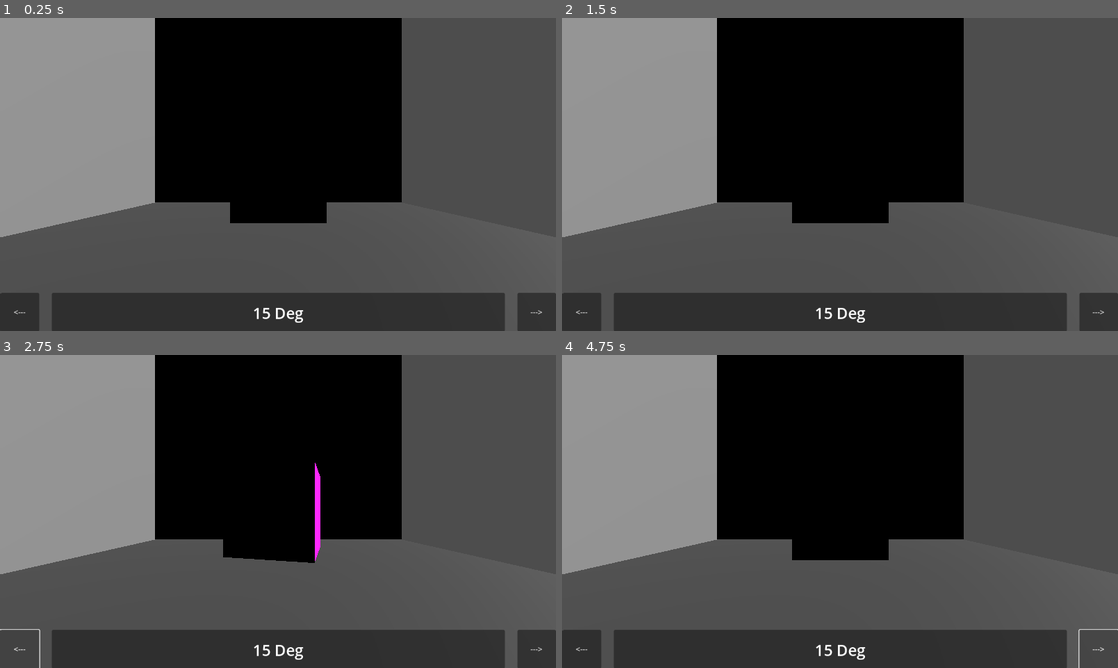
Above: before the commit, frames 1-4 (two rows, left to right).
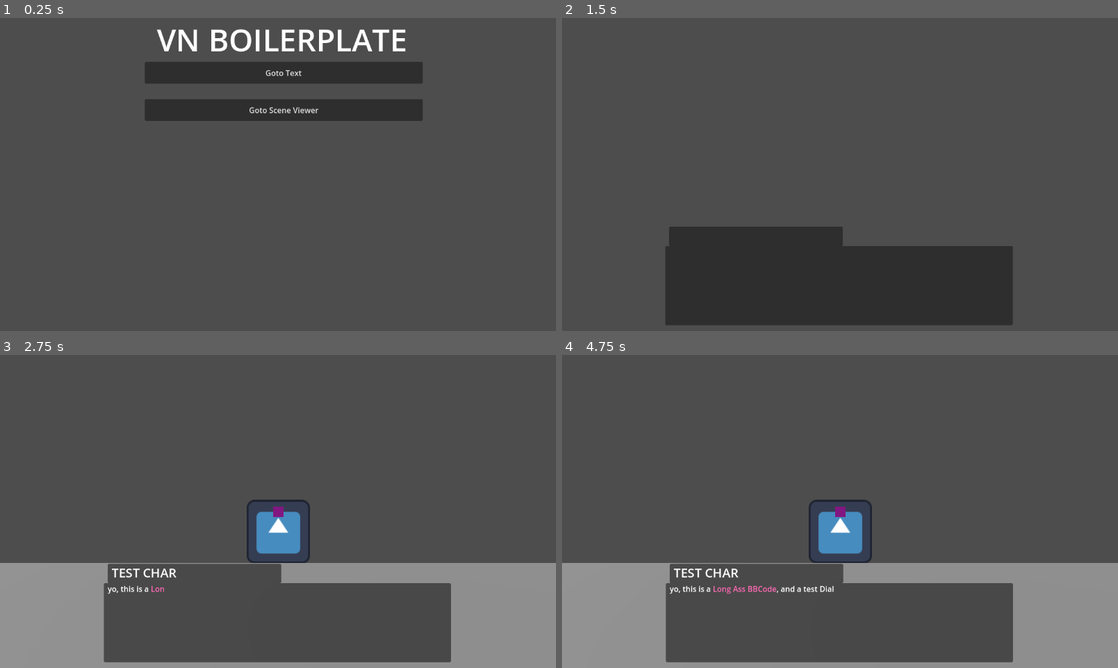
Above: after the commit, the same moments.

Repository: EdmundWohlmuth/vn-boilerplate
Game: Godot game, scene res://Gameplay/Scenes/main_menu_scene.tscn
The game is run twice, just before and just after one commit, with the same random seed, the same clock (stepped at 60 frames per second) and the same inputs. Before the commit the project starts from res://Gameplay/Scenes/scene_viewer.tscn. The engine's default icon, where the game draws it, is replaced by a stand-in: a white triangle on a blue panel in a dark square.
Inputs (mouse positions are in pixels of both pictures, inside the frame that each line leads up to):
- Up to frame 1 (0.25 s): no input
- Up to frame 2 (1.5 s): click (845, 74) at 0.5 s, where only the run after the commit has a clickable "Goto Text"; click (840, 93) at 1.27 s
- Up to frame 3 (2.75 s): click (16, 649) at 2 s, where only the run before the commit has a clickable "<---"
- Up to frame 4 (4.75 s): click (1101, 649) at 2.75 s, where only the run before the commit has a clickable "--->"; click (578, 649) at 3.5 s, where only the run before the commit has a clickable "<---"; click (1101, 649) at 4.25 s, where only the run before the commit has a clickable "--->"

The runs differ from the first frame. In frame 1, 57% of the frame differs, in the area x 0-100%, y 0-100%; in frame 2, 62%; in frame 3, 66%; in frame 4, 66%.
Error after the commit: Invalid access to property or key of type 'String' on a base object of type 'Dictionary'. (res://Dialogue/Scripts/Dialogue_Manager.gd:51)

Commit message:
Async Loading
- Big UI updates

Diff:
--- a/Dialogue/Scripts/Dialogue_Manager.gd
+++ b/Dialogue/Scripts/Dialogue_Manager.gd
@@ -29,6 +29,7 @@
 
 # _Ready runs on runtime
 func _ready():
+  SignalBus.connect("gameplay_loaded", start_dialogue)
   GameManager.dialogue_m = self
 
   dialogue_data = Dialogues[0].data
@@ -119,9 +120,9 @@
   index += 1
 
 func _input(event):
-  if event.is_action_pressed("Click") && !is_read:
-    is_read = true
-    start_dialogue("TEST_DIALOGUE")
+  #if event.is_action_pressed("Click") && !is_read:
+    #is_read = true
+    #start_dialogue("TEST_DIALOGUE")
 
   # Skip slow print out of dialogue on click
   if (event.is_action_pressed("Click") && is_selected && !is_text_finished):
--- a/GameData/Scripts/GameManager.gd
+++ b/GameData/Scripts/GameManager.gd
@@ -6,6 +6,7 @@
 # === Game Nodes === #
 var stage_m:stage_manager
 var dialogue_m
+var main_menu
 
 # === Current Data === #
 var current_chapter:int = 0
@@ -14,7 +15,7 @@
 
 # Called when the node enters the scene tree for the first time.
 func _ready() -> void:
-  pass # Replace with function body.
+  Scene_Manager.current_scene = main_menu
 
 # Called every frame. 'delta' is the elapsed time since the previous frame.
 func _process(delta: float) -> void:
--- /dev/null
+++ b/GameData/Scripts/SceneManager.gd
@@ -0,0 +1,42 @@
+extends Node
+
+const MAIN_MENU_SCENE:StringName = "res://Gameplay/Scenes/main_menu_scene.tscn"
+const STAGE_SCENE:StringName = "res://Gameplay/Scenes/stage.tscn"
+const SCENE_VIEWER_SCENE:StringName = "res://Gameplay/Scenes/scene_viewer.tscn"
+
+@export var minimum_load_time:float = 1
+
+var current_scene:Node3D
+
+var is_loading:bool = false
+var path:StringName
+
+func load_scene(scene:StringName):
+  # get the scene's path to load
+  match scene:
+    "MAIN_MENU": path = MAIN_MENU_SCENE
+    "STAGE": path = STAGE_SCENE
+    "VIEWER": path = SCENE_VIEWER_SCENE
+
+  # Call the loading Screen to fade in
+  #UiManager.loadingScene.fade_in()
+  # Remove the Current Scene
+  remove_child(current_scene)
+  # Async Load the next Scene
+  ResourceLoader.load_threaded_request(path)
+  is_loading = true
+
+# Using _process to check if we are loading something and if we are finished loading something
+func _process(_delta: float) -> void:
+  if is_loading:
+    if ResourceLoader.load_threaded_get_status(path) == ResourceLoader.THREAD_LOAD_LOADED:
+      current_scene = ResourceLoader.load_threaded_get(path).instantiate()
+      await get_tree().create_timer(minimum_load_time).timeout
+      add_child(current_scene)
+      #UiManager.loadingScene.fade_out()
+      is_loading = false
+      # emit correct signal
+      match path:
+        MAIN_MENU_SCENE: SignalBus.emit_signal("main_menu_loaded")
+        STAGE_SCENE: SignalBus.emit_signal("gameplay_loaded", "TEST_DIALOGUE")
+        SCENE_VIEWER_SCENE: SignalBus.emit_signal("scene_view_loaded")
--- /dev/null
+++ b/GameData/Scripts/SignalBus.gd
@@ -0,0 +1,5 @@
+extends Node
+
+signal gameplay_loaded
+signal scene_view_loaded
+signal main_menu_loaded
--- /dev/null
+++ b/Gameplay/Scenes/main_menu_scene.tscn
@@ -0,0 +1,6 @@
+[gd_scene load_steps=2 format=3 uid="uid://hsvwbbfx6vvu"]
+
+[ext_resource type="Script" uid="uid://bojnloyxdq0yg" path="res://Gameplay/Scripts/main_menu_scene.gd" id="1_8aeoa"]
+
+[node name="main_menu_scene" type="Node3D"]
+script = ExtResource("1_8aeoa")
--- a/Gameplay/Scenes/scene_viewer.tscn
+++ b/Gameplay/Scenes/scene_viewer.tscn
@@ -1,7 +1,6 @@
-[gd_scene load_steps=6 format=3 uid="uid://bxm3jnbjv060r"]
+[gd_scene load_steps=5 format=3 uid="uid://bxm3jnbjv060r"]
 
 [ext_resource type="Script" uid="uid://743dffeja1b4" path="res://Gameplay/Scripts/scene_viewer.gd" id="1_kt261"]
-[ext_resource type="PackedScene" uid="uid://cm8wkj0d2hmoy" path="res://User_Interface/Scenes/scene_viewer_ui.tscn" id="2_d1iv6"]
 
 [sub_resource type="BoxMesh" id="BoxMesh_kt261"]
 
@@ -33,8 +32,5 @@
 transform = Transform3D(-1.74846e-07, 4, 2.68221e-07, 0, 2.68221e-07, -4, -4, -1.74846e-07, -1.17243e-14, -4, 3.1, 2.16067e-07)
 mesh = SubResource("PlaneMesh_kt261")
 
-[node name="Scene_Viewer_UI" parent="." node_paths=PackedStringArray("scene_viewer") instance=ExtResource("2_d1iv6")]
-scene_viewer = NodePath("..")
-
 [node name="DirectionalLight3D" type="DirectionalLight3D" parent="."]
 transform = Transform3D(-4.2222e-08, -0.258819, 0.965926, -1.13133e-08, 0.965926, 0.258819, -1, 0, -4.37114e-08, 7.2, 4.7, 0)
--- a/Gameplay/Scenes/stage.tscn
+++ b/Gameplay/Scenes/stage.tscn
@@ -1,7 +1,6 @@
-[gd_scene load_steps=4 format=3 uid="uid://ei0q6ghxw4e4"]
+[gd_scene load_steps=3 format=3 uid="uid://ei0q6ghxw4e4"]
 
 [ext_resource type="Script" uid="uid://cww6slnamrt4n" path="res://Gameplay/Scripts/stage_manager.gd" id="1_7lit7"]
-[ext_resource type="PackedScene" uid="uid://dfsgpotthimhr" path="res://Dialogue/Scenes/dialogue_box.tscn" id="2_avvys"]
 [ext_resource type="Texture2D" uid="uid://ca40lak6ymhqb" path="res://icon.svg" id="3_wy0gi"]
 
 [node name="Stage" type="Node3D"]
@@ -24,8 +23,6 @@
 [node name="DirectionalLight3D" type="DirectionalLight3D" parent="."]
 transform = Transform3D(0.939693, -0.0593912, -0.336824, 0.34202, 0.163176, 0.925417, 0, -0.984808, 0.173648, 0, 5.5, 0)
 
-[node name="DialogueBox" parent="." instance=ExtResource("2_avvys")]
-
 [node name="Sprite3D" type="Sprite3D" parent="."]
 transform = Transform3D(1, 0, 0, 0, 1, 0, 0, 0, 1, 3, 0.6, -2.1)
 texture = ExtResource("3_wy0gi")
--- /dev/null
+++ b/Gameplay/Scripts/main_menu_scene.gd
@@ -0,0 +1,6 @@
+extends Node3D
+
+
+# Called when the node enters the scene tree for the first time.
+func _ready() -> void:
+  Scene_Manager.current_scene = self
--- a/Gameplay/Scripts/scene_viewer.gd
+++ b/Gameplay/Scripts/scene_viewer.gd
@@ -7,6 +7,9 @@
 
 # === Characters === #
 @export var char_01:MeshInstance3D
+
+func _ready() -> void:
+  UiManager.scene_viewer_ui.scene_viewer = self
 
 # set the rotation index to change the degrees that the character will rotate by
 func change_rot_index(increase_index:bool):
--- /dev/null
+++ b/User_Interface/Scenes/loading_screen.tscn
@@ -0,0 +1,28 @@
+[gd_scene load_steps=2 format=3 uid="uid://bddphnjcatll7"]
+
+[ext_resource type="Script" uid="uid://yrdrln5ujh7r" path="res://User_Interface/Scripts/loading_screen.gd" id="1_8wd6m"]
+
+[node name="loading_screen" type="Control"]
+layout_mode = 3
+anchors_preset = 15
+anchor_right = 1.0
+anchor_bottom = 1.0
+grow_horizontal = 2
+grow_vertical = 2
+script = ExtResource("1_8wd6m")
+
+[node name="ColorRect" type="ColorRect" parent="."]
+layout_mode = 0
+offset_right = 1152.0
+offset_bottom = 648.0
+color = Color(0.160784, 0.160784, 0.160784, 1)
+
+[node name="Label" type="Label" parent="ColorRect"]
+layout_mode = 0
+offset_right = 1152.0
+offset_bottom = 648.0
+theme_override_colors/font_color = Color(1, 1, 1, 1)
+theme_override_font_sizes/font_size = 128
+text = "LOADING..."
+horizontal_alignment = 1
+vertical_alignment = 1
--- /dev/null
+++ b/User_Interface/Scenes/main_menu.tscn
@@ -0,0 +1,41 @@
+[gd_scene load_steps=2 format=3 uid="uid://cus315aqtk4qn"]
+
+[ext_resource type="Script" uid="uid://crm1yhcjqmfo0" path="res://User_Interface/Scripts/main_menu.gd" id="1_14gtd"]
+
+[node name="Main_Menu" type="Control"]
+layout_mode = 3
+anchors_preset = 15
+anchor_right = 1.0
+anchor_bottom = 1.0
+grow_horizontal = 2
+grow_vertical = 2
+script = ExtResource("1_14gtd")
+
+[node name="VBoxContainer" type="VBoxContainer" parent="."]
+layout_mode = 0
+offset_left = 300.0
+offset_top = 91.0
+offset_right = 876.0
+offset_bottom = 595.0
+theme_override_constants/separation = 32
+
+[node name="Button" type="Button" parent="VBoxContainer"]
+custom_minimum_size = Vector2(0, 45)
+layout_mode = 2
+text = "Goto Text"
+
+[node name="Button2" type="Button" parent="VBoxContainer"]
+custom_minimum_size = Vector2(0, 45)
+layout_mode = 2
+text = "Goto Scene Viewer"
+
+[node name="RichTextLabel" type="RichTextLabel" parent="."]
+layout_mode = 0
+offset_right = 1152.0
+offset_bottom = 91.0
+theme_override_font_sizes/normal_font_size = 64
+bbcode_enabled = true
+text = "[center] VN BOILERPLATE[/center]"
+
+[connection signal="pressed" from="VBoxContainer/Button" to="." method="_on_button_pressed"]
+[connection signal="pressed" from="VBoxContainer/Button2" to="." method="_on_button_2_pressed"]
--- a/User_Interface/Scenes/ui_manager.tscn
+++ b/User_Interface/Scenes/ui_manager.tscn
@@ -1,7 +1,10 @@
-[gd_scene load_steps=3 format=3 uid="uid://bc4sbwmbkhexm"]
+[gd_scene load_steps=6 format=3 uid="uid://bc4sbwmbkhexm"]
 
 [ext_resource type="PackedScene" uid="uid://cm8wkj0d2hmoy" path="res://User_Interface/Scenes/scene_viewer_ui.tscn" id="1_2fmql"]
+[ext_resource type="Script" uid="uid://naruaqkiij88" path="res://User_Interface/Scripts/ui_manager.gd" id="1_30ged"]
 [ext_resource type="PackedScene" uid="uid://dfsgpotthimhr" path="res://Dialogue/Scenes/dialogue_box.tscn" id="2_oawob"]
+[ext_resource type="PackedScene" uid="uid://bddphnjcatll7" path="res://User_Interface/Scenes/loading_screen.tscn" id="3_hqko7"]
+[ext_resource type="PackedScene" uid="uid://cus315aqtk4qn" path="res://User_Interface/Scenes/main_menu.tscn" id="5_7rp2k"]
 
 [node name="UIManager" type="Control"]
 layout_mode = 3
@@ -10,6 +13,7 @@
 anchor_bottom = 1.0
 grow_horizontal = 2
 grow_vertical = 2
+script = ExtResource("1_30ged")
 
 [node name="Scene_Viewer_UI" parent="." instance=ExtResource("1_2fmql")]
 visible = false
@@ -18,3 +22,10 @@
 [node name="DialogueBox" parent="." instance=ExtResource("2_oawob")]
 visible = false
 layout_mode = 1
+
+[node name="loading_screen" parent="." instance=ExtResource("3_hqko7")]
+visible = false
+layout_mode = 1
+
+[node name="Main_Menu" parent="." instance=ExtResource("5_7rp2k")]
+layout_mode = 1
--- /dev/null
+++ b/User_Interface/Scripts/loading_screen.gd
@@ -0,0 +1,25 @@
+extends Control
+
+@onready var color_rect: ColorRect = $ColorRect
+@onready var label: Label = $ColorRect/Label
+
+@export var fade_time:float = 1
+
+signal finished_fade_in
+signal finished_fade_out
+
+# Fades the Loading Screen in and awaits the tween to finish
+func fade_in():
+  var tween = create_tween().tween_property(color_rect, "color", Color.BLACK, fade_time)
+  var tween2 = create_tween().tween_property(label, "color", Color.WHITE, fade_time)
+
+  await tween.finished
+  emit_signal("finished_fade_in")
+
+# Fades the Loading Screen out and awaits the tween to finish
+func fade_out():
+  var tween = create_tween().tween_property(color_rect, "color", Color.TRANSPARENT, fade_time)
+  var tween2 = create_tween().tween_property(label, "color", Color.TRANSPARENT, fade_time)
+
+  await tween.finished
+  emit_signal("finished_fade_out")
--- /dev/null
+++ b/User_Interface/Scripts/main_menu.gd
@@ -0,0 +1,20 @@
+extends Control
+
+
+# Called when the node enters the scene tree for the first time.
+func _ready() -> void:
+  GameManager.main_menu = self
+
+# Called every frame. 'delta' is the elapsed time since the previous frame.
+func _process(delta: float) -> void:
+  pass
+
+
+func _on_button_pressed() -> void:
+  Scene_Manager.load_scene("STAGE")
+  UiManager.set_dialogue()
+
+
+func _on_button_2_pressed() -> void:
+  Scene_Manager.load_scene("VIEWER")
+  UiManager.set_scene_viewer()
--- /dev/null
+++ b/User_Interface/Scripts/ui_manager.gd
@@ -0,0 +1,28 @@
+extends Control
+
+@onready var scene_viewer_ui: Control = $Scene_Viewer_UI
+@onready var dialogue_box: Control = $DialogueBox
+@onready var loading_screen: Control = $loading_screen
+@onready var main_menu: Control = $Main_Menu
+
+# Called when the node enters the scene tree for the first time.
+func _ready() -> void:
+  SignalBus.connect("gameplay_loaded", set_dialogue)
+  SignalBus.connect("main_menu_loaded", set_main_menu)
+  SignalBus.connect("scene_view_loaded", set_scene_viewer)
+  set_main_menu()
+
+func set_main_menu():
+  main_menu.visible = true
+  scene_viewer_ui.visible = false
+  dialogue_box.visible = false
+
+func set_dialogue():
+  main_menu.visible = false
+  scene_viewer_ui.visible = false
+  dialogue_box.visible = true
+
+func set_scene_viewer():
+  main_menu.visible = false
+  scene_viewer_ui.visible = true
+  dialogue_box.visible = false
--- a/project.godot
+++ b/project.godot
@@ -11,13 +11,16 @@
 [application]
 
 config/name="VN Boilerplate"
-run/main_scene="uid://bxm3jnbjv060r"
+run/main_scene="uid://hsvwbbfx6vvu"
 config/features=PackedStringArray("4.4", "Forward Plus")
 config/icon="res://icon.svg"
 
 [autoload]
 
 GameManager="*res://GameData/Scripts/GameManager.gd"
+UiManager="*res://User_Interface/Scenes/ui_manager.tscn"
+Scene_Manager="*res://GameData/Scripts/SceneManager.gd"
+SignalBus="*res://GameData/Scripts/SignalBus.gd"
 
 [display]
 
Not shown, added: GameData/Scripts/SceneManager.gd.uid
Not shown, added: GameData/Scripts/SignalBus.gd.uid
Not shown, added: Gameplay/Scripts/main_menu_scene.gd.uid
Not shown, added: User_Interface/Scripts/loading_screen.gd.uid
Not shown, added: User_Interface/Scripts/main_menu.gd.uid
Not shown, added: User_Interface/Scripts/ui_manager.gd.uid
